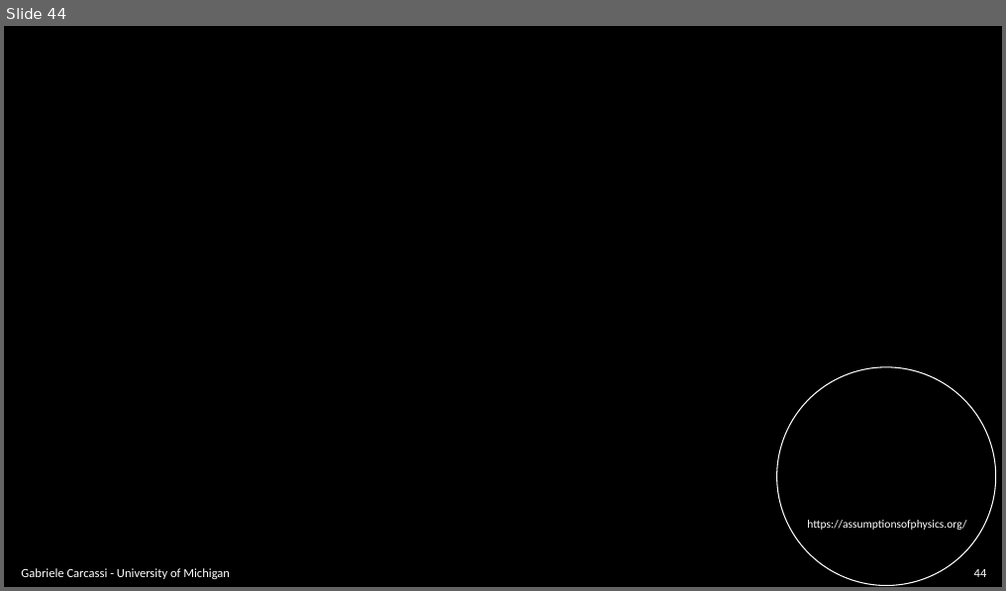
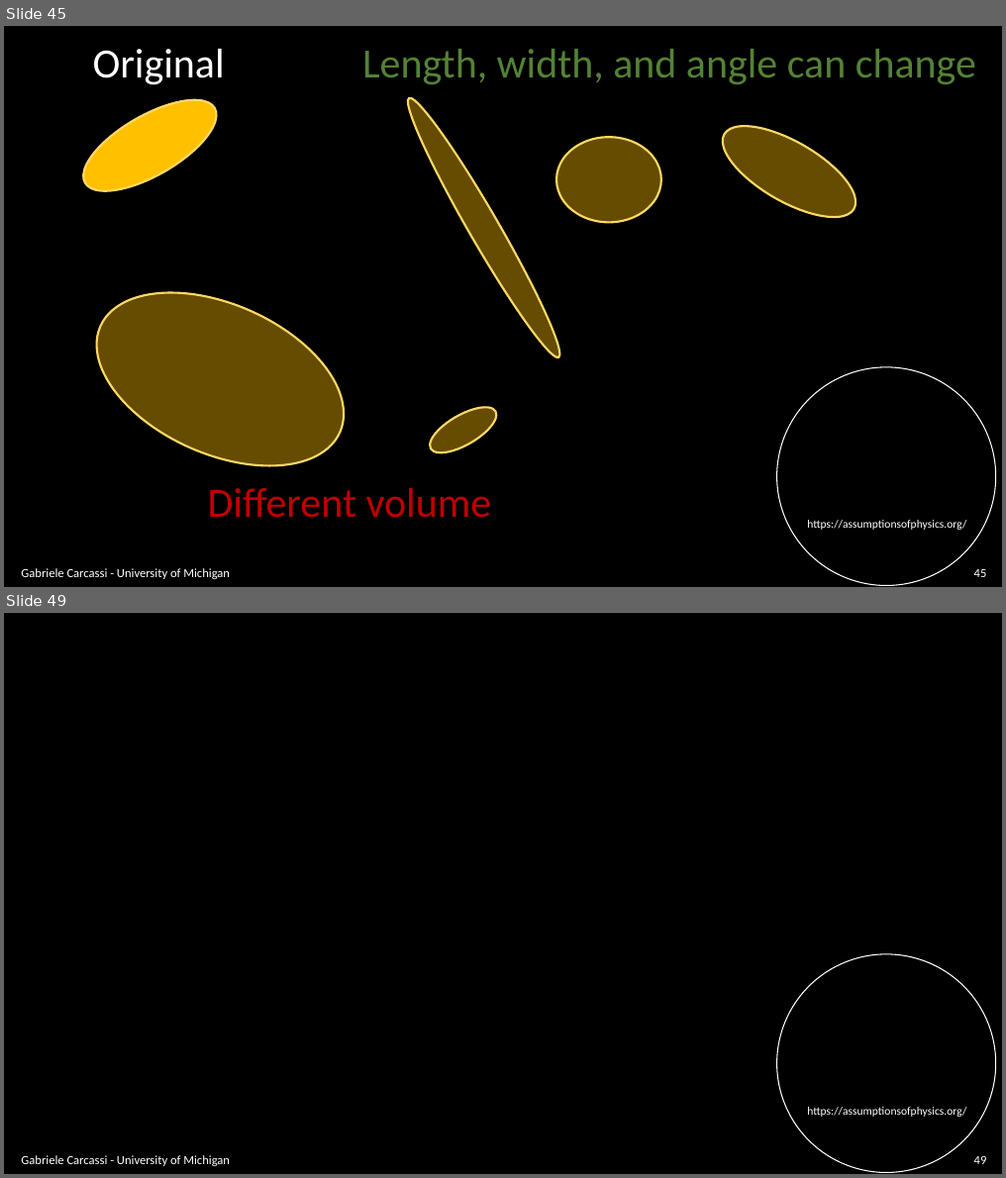
Before and after one commit to assumptionsofphysics/slides, a slide deck: BookCompanions-v2/RP-Class-3.pptx. Shown one above the other, each under a label of ours: slide 44 before the commit, slides 45 and 49 after it; the slides between them are not shown. The pictures are 1006x591 and 1006x1178 pixels, drawn with LibreOffice and Linux fonts; fonts in the diff are those of the drawing; background and template pictures are left out. Boxes give left, top, right and bottom in pixels: in the first picture for what was removed or moved away, otherwise in the second. Text is boxed around its words. In the diff, an @@ line names an element or a change of style, - is before the commit and + after.

```diff
--- a/BookCompanions-v2/RP-Class-3.pptx
+++ b/BookCompanions-v2/RP-Class-3.pptx
@@ slide 45 added at [4,26,1002,587], background #000000; not listed: 2 template elements that a slide beside it also shows @@
@@ text added at [93,49,225,85], 40 pt, text #FFFFFF @@
+Original
@@ text added at [362,49,976,84], 40 pt, text #548235 @@
+Length, width, and angle can change
@@ ellipse added at [70,82,230,209], fill #FFC000, outline #FFD966 2 pt @@
@@ ellipse added at [396,91,571,366], fill #FFC000 at 40% opacity, outline #FFD966 2 pt @@
@@ ellipse added at [710,108,869,235], fill #FFC000 at 40% opacity, outline #FFD966 2 pt @@
@@ ellipse added at [556,137,661,222], fill #FFC000 at 40% opacity, outline #FFD966 2 pt @@
@@ ellipse added at [70,258,370,501], fill #FFC000 at 40% opacity, outline #FFD966 2 pt @@
@@ ellipse added at [423,398,503,462], fill #FFC000 at 40% opacity, outline #FFD966 2 pt @@
@@ text added at [208,488,492,518], 40 pt, text #C00000 @@
+Different volume
@@ text added at [21,569,230,579], 12 pt, text #FFFFFF @@
+Gabriele Carcassi - University of Michigan
@@ page number added at [974,570,987,577], 12 pt, text #FFFFFF @@
+45
@@ what was slide 44 is now slide 49 @@
@@ page number at [974,1157,987,1164]: text changed @@
-44
+49
```
Also in this commit, not shown: 31 slides changed, 5 other slides added, 1 slide removed.
